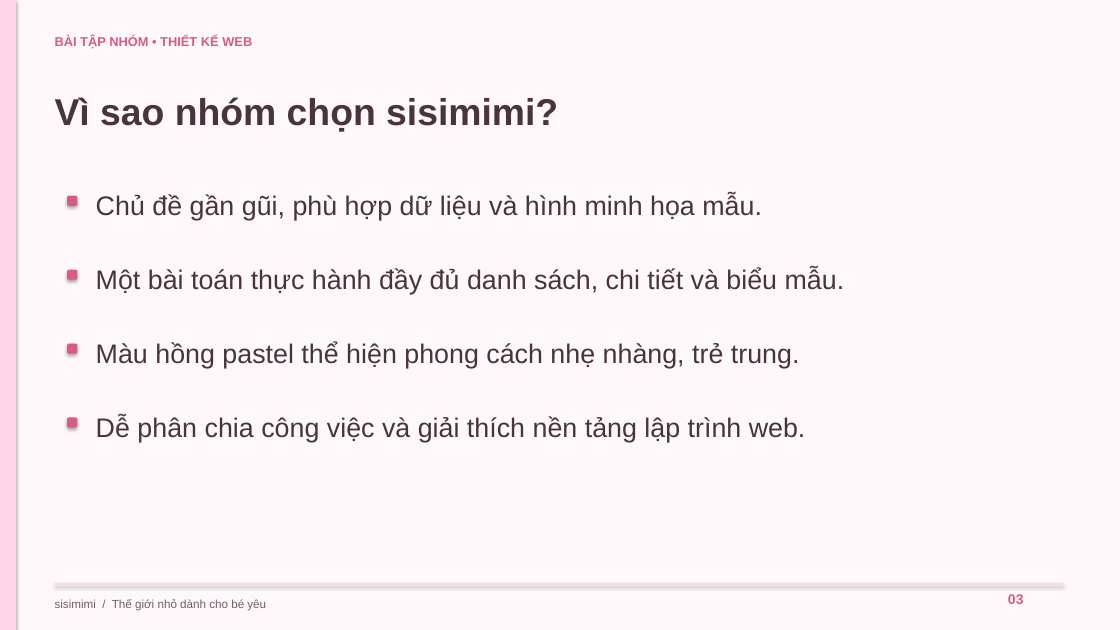
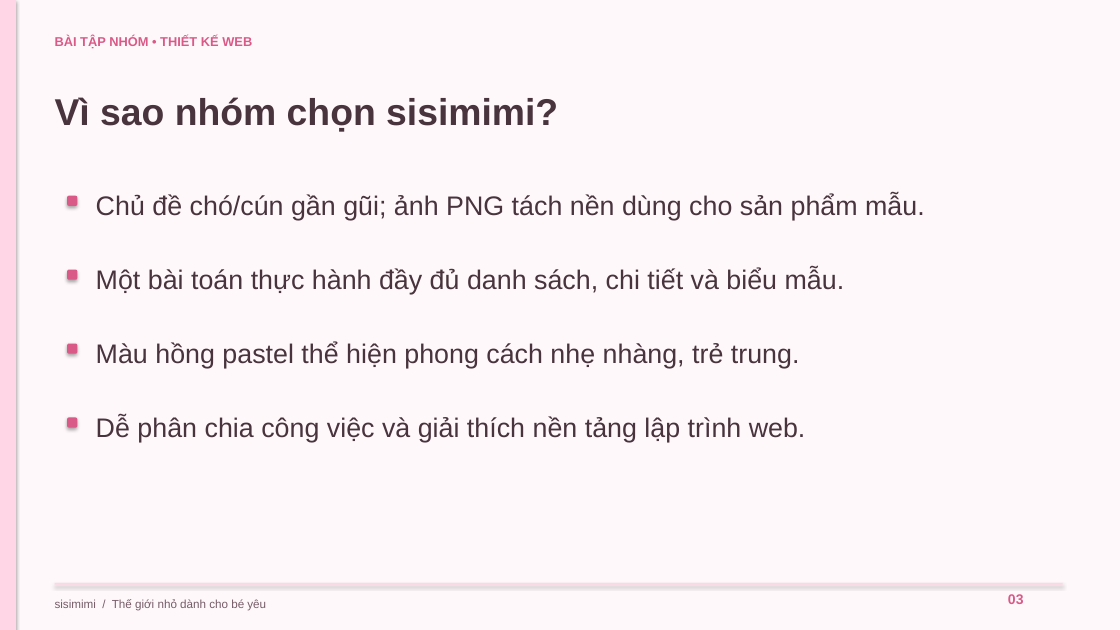
Before and after one commit to vuson141226-png/newskill, a slide deck: slide 3 of sisimimi/docs/BAO_CAO.pptx. Drawn at 1120x630 pixels with LibreOffice and Linux fonts; fonts in the diff are those of the drawing. Boxes give left, top, right and bottom in pixels: in the first picture for what was removed or moved away, otherwise in the second. Text is boxed around its words. In the diff, an @@ line names an element or a change of style, - is before the commit and + after.

```diff
--- a/sisimimi/docs/BAO_CAO.pptx
+++ b/sisimimi/docs/BAO_CAO.pptx
@@ text at (x1=96, y1=195, x2=925, y2=221): text changed @@
-Chủ đề gần gũi, phù hợp dữ liệu và hình minh họa mẫu.
+Chủ đề chó/cún gần gũi; ảnh PNG tách nền dùng cho sản phẩm mẫu.
```
Also in this commit, not shown: 5 other slides changed, 58 other files.
